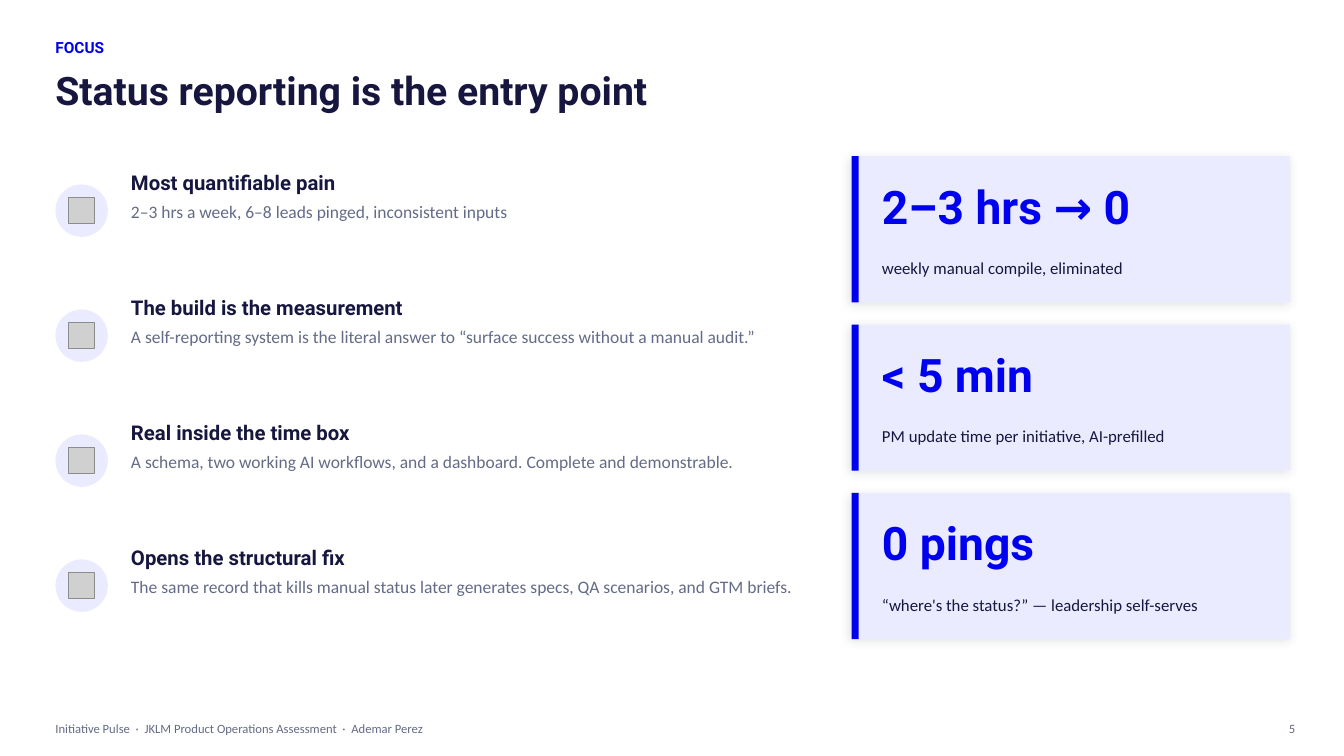
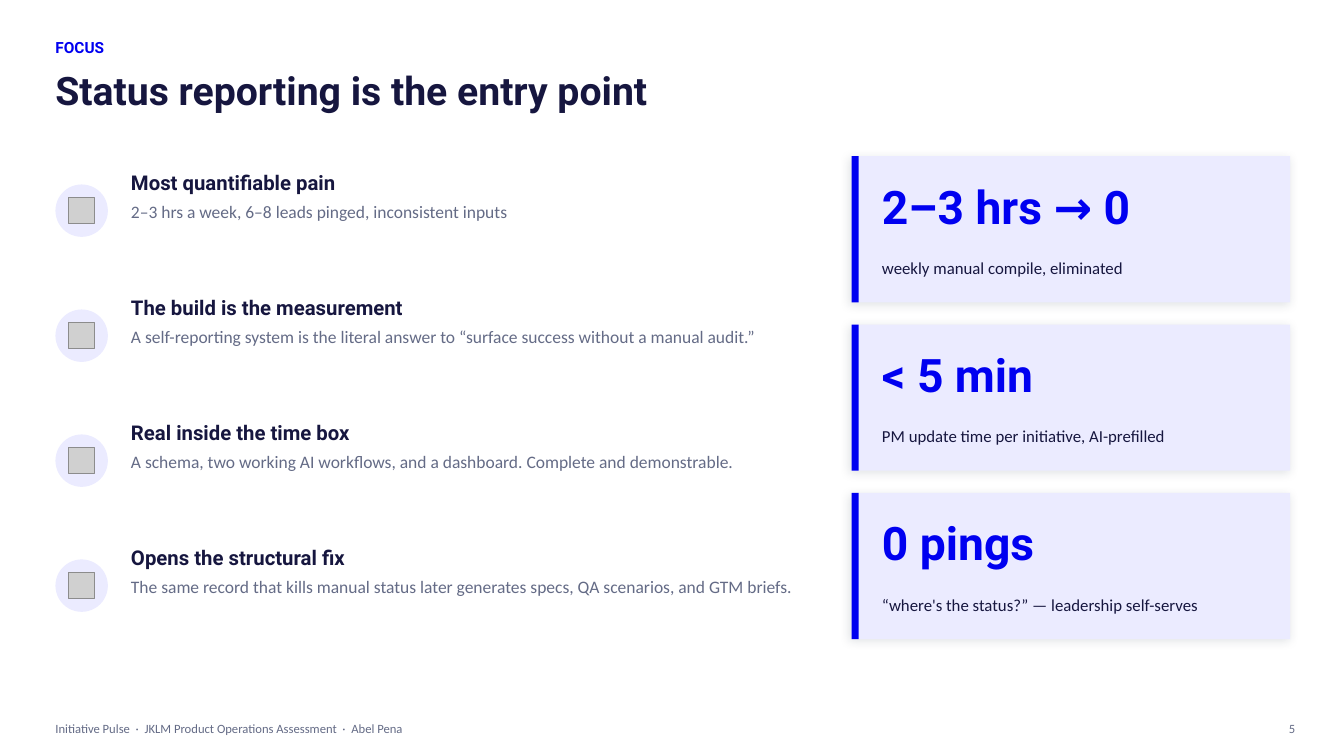
Before and after one commit to apbuilds212/initiative-pulse, a slide deck: slide 5 of Initiative-Pulse-Onsite-Deck.pptx. Drawn at 1344x756 pixels with LibreOffice and Linux fonts; fonts in the diff are those of the drawing; grey boxes stand for pictures. Boxes give left, top, right and bottom in pixels: in the first picture for what was removed or moved away, otherwise in the second. Text is boxed around its words. In the diff, an @@ line names an element or a change of style, - is before the commit and + after.

```diff
--- a/Initiative-Pulse-Onsite-Deck.pptx
+++ b/Initiative-Pulse-Onsite-Deck.pptx
@@ text at (x1=55, y1=724, x2=402, y2=735): text changed @@
-Initiative Pulse · JKLM Product Operations Assessment · Ademar Perez
+Initiative Pulse · JKLM Product Operations Assessment · Abel Pena
```
Also in this commit, not shown: 10 other slides changed, 4 other files.
